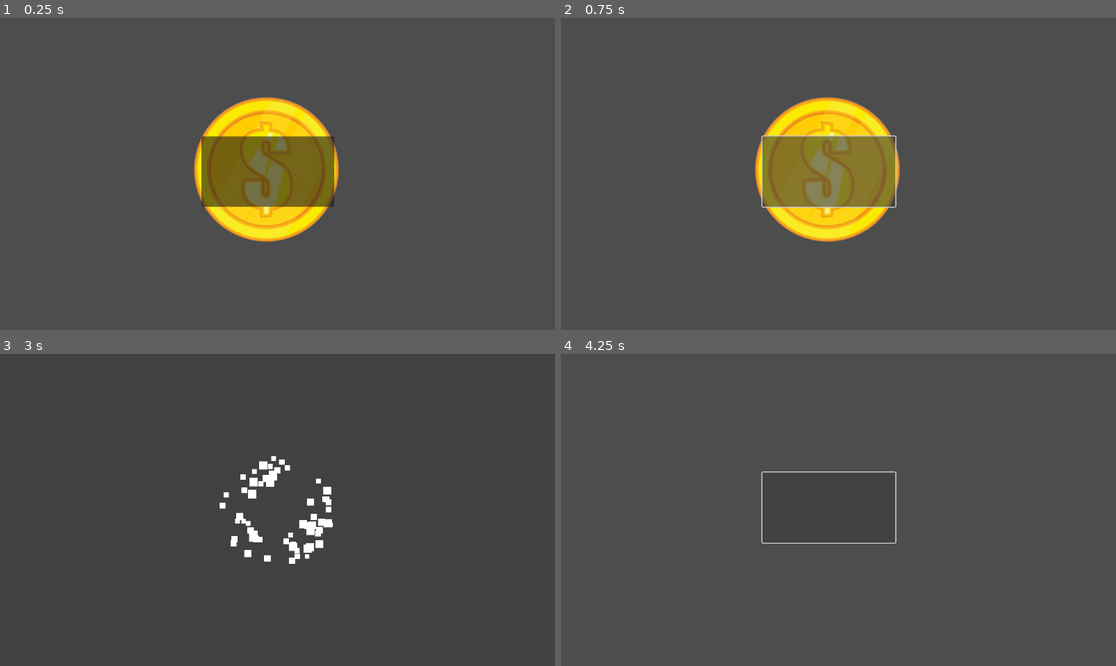
Above: before the commit, frames 1-4 (two rows, left to right).
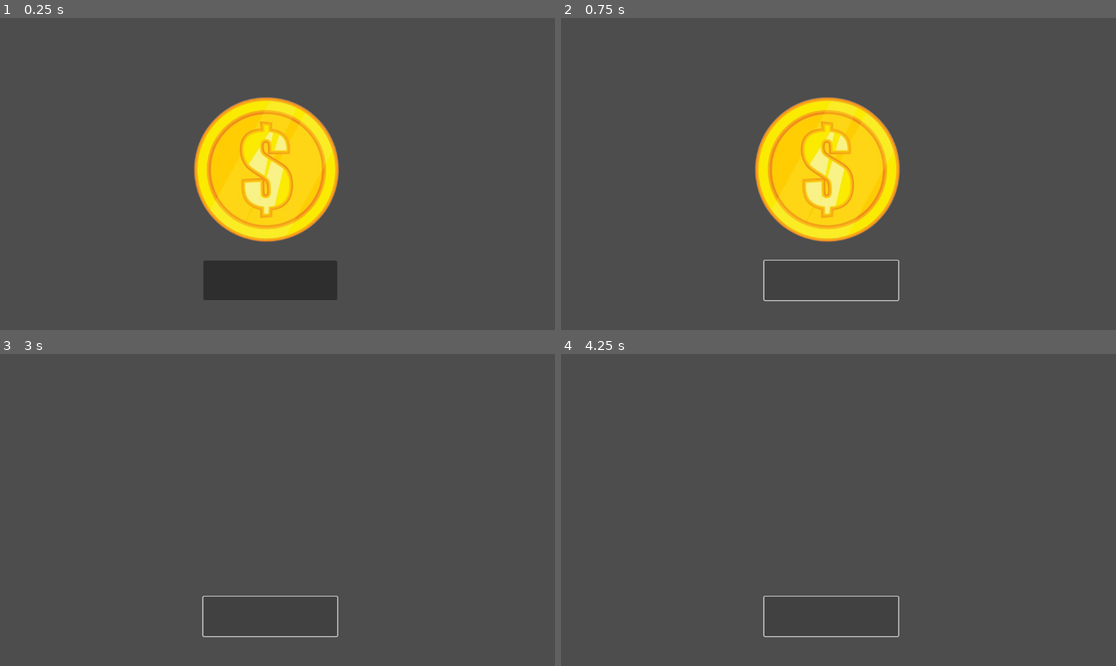
Above: after the commit, the same moments.

Repository: hgrnjkhg/entrega3
Game: Godot game, scene res://moneda explota.tscn
Same seed, same stepped clock (60 frames per second), same inputs: the game is played once before the commit and once after it. The project has no main scene, so this scene is started directly.
Inputs (mouse positions are in pixels of both pictures, inside the frame that each line leads up to; where the layout moved, square brackets give the same spot in the first picture):
- Up to frame 1 (0.25 s): no input
- Up to frame 2 (0.75 s): click (832, 280) [827, 170] at 0.5 s
- Up to frame 3 (3 s): click (271, 616) [266, 506] at 1.25 s; click (271, 616) [266, 506] at 2 s; tap Enter (ui_accept) at 2.75 s
- Up to frame 4 (4.25 s): tap Enter (ui_accept) at 3.02, 3.77 s

The runs differ from the first frame. In frame 1, 8.5% of the frame differs, in the area x 36-61%, y 37-91%; in frame 2, 5.9%; in frame 3, 1.5%; in frame 4, 0.6%.
Error after the commit: Invalid assignment of property or key 'mouse_filter' with value of type 'int' on a base object of type 'null instance'. (res://moneda.gd:31)

Commit message:
modificacions script

Diff:
--- a/entrega3/moneda explota.tscn
+++ b/entrega3/moneda explota.tscn
@@ -7,14 +7,15 @@
 
 [node name="Node2D" type="Node2D"]
 
+[node name="so" type="AudioStreamPlayer2D" parent="."]
+position = Vector2(553, 315)
+stream = ExtResource("4_a0kxe")
+
 [node name="Moneda" type="Sprite2D" parent="."]
 position = Vector2(553, 315)
 texture = ExtResource("1_mx0dt")
 script = ExtResource("2_i4dq7")
 explosio = ExtResource("3_i4dq7")
-
-[node name="so" type="AudioStreamPlayer2D" parent="Moneda"]
-stream = ExtResource("4_a0kxe")
 
 [node name="Control" type="Control" parent="."]
 layout_mode = 3
@@ -24,7 +25,9 @@
 
 [node name="Button" type="Button" parent="Control"]
 layout_mode = 0
-offset_left = 418.0
-offset_top = 246.0
-offset_right = 694.0
-offset_bottom = 392.0
+offset_left = 422.0
+offset_top = 504.0
+offset_right = 700.0
+offset_bottom = 586.0
+
+[connection signal="pressed" from="Control/Button" to="Moneda" method="_on_button_pressed"]
--- a/entrega3/moneda.gd
+++ b/entrega3/moneda.gd
@@ -28,4 +28,5 @@
 
 
 func _on_button_pressed() -> void:
-	pass # Replace with function body.
+	$Moneda.mouse_filter = Control.MOUSE_FILTER_STOP
+	$Control/Button.visible = false
